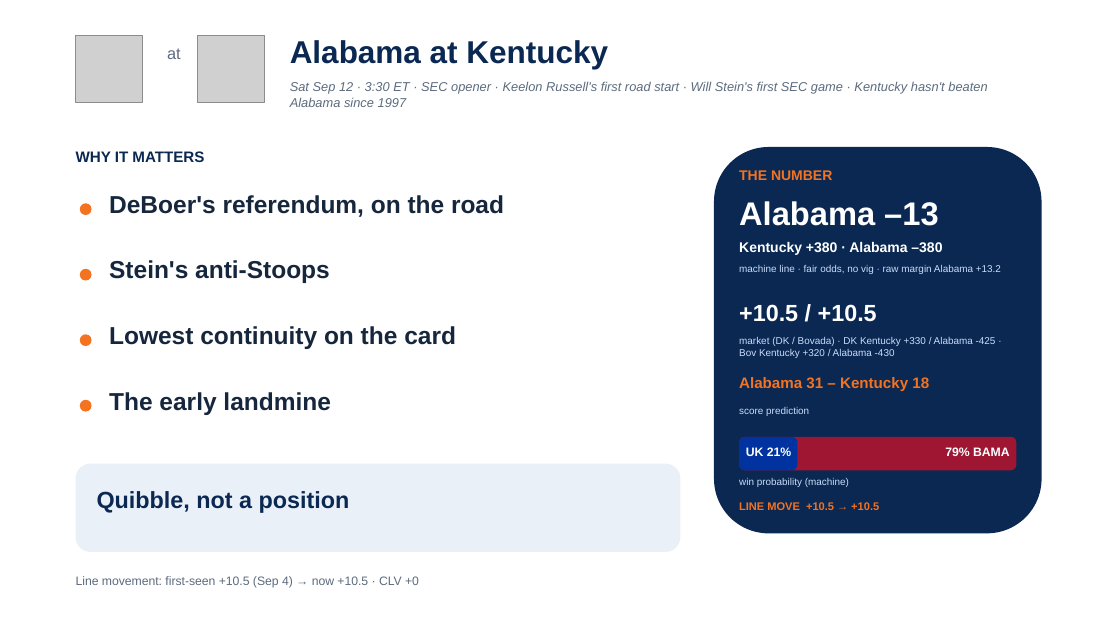
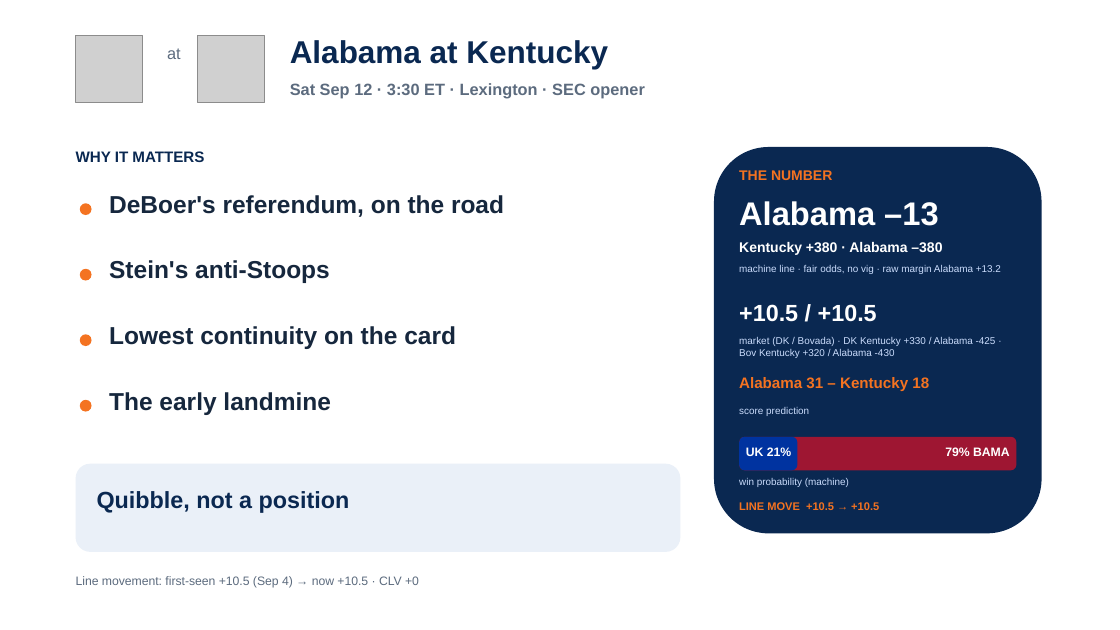
Before and after one commit to lucasalvarezflorida-lab/ncaa-fbs-analytics, a slide deck: slide 15 of decks/2026_Week2_Episode3.pptx. Drawn at 1120x630 pixels with LibreOffice and Linux fonts; fonts in the diff are those of the drawing; grey boxes stand for pictures. Boxes give left, top, right and bottom in pixels: in the first picture for what was removed or moved away, otherwise in the second. Text is boxed around its words. In the diff, an @@ line names an element or a change of style, - is before the commit and + after.

```diff
--- a/decks/2026_Week2_Episode3.pptx
+++ b/decks/2026_Week2_Episode3.pptx
@@ text at (290, 83, 645, 99): text changed; size 11 to 14 pt; bold on; italic off @@
-Sat Sep 12 · 3:30 ET · SEC opener · Keelon Russell's first road start · Will Stein's first SEC game · Kentucky hasn't beaten Alabama since 1997
+Sat Sep 12 · 3:30 ET · Lexington · SEC opener
```
Also in this commit, not shown: 4 other slides changed, 1 other file.
